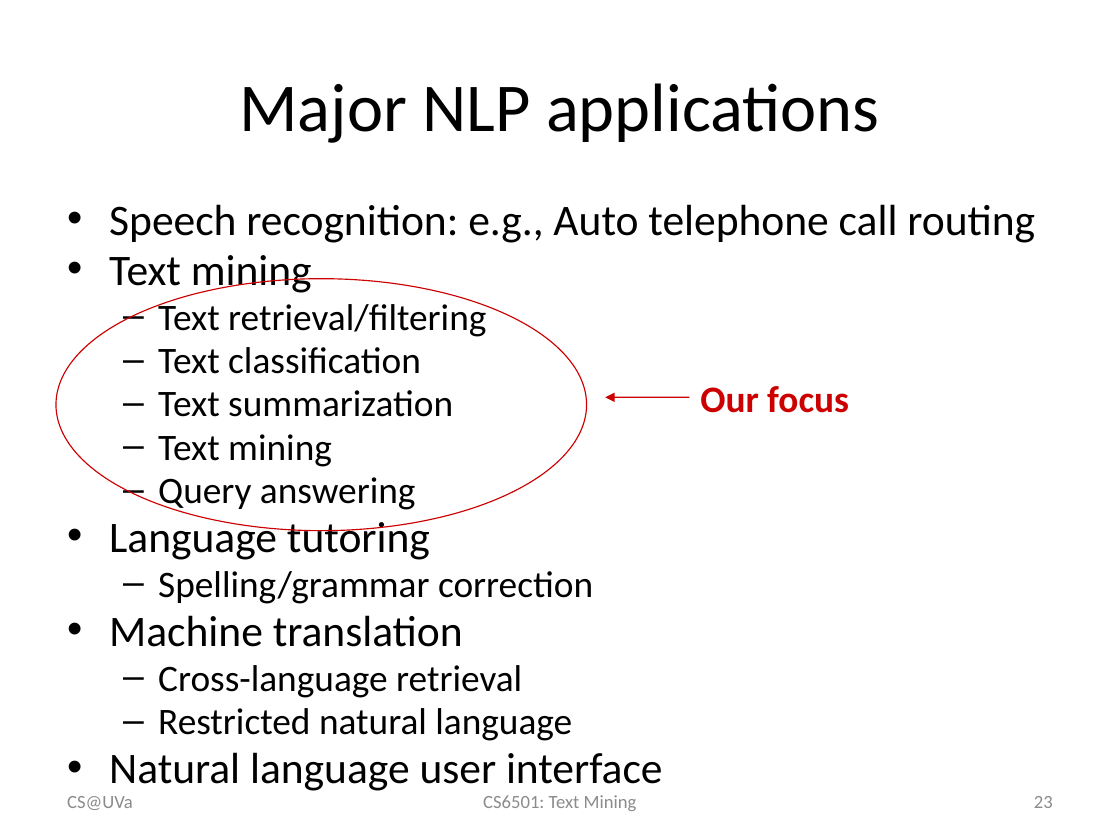
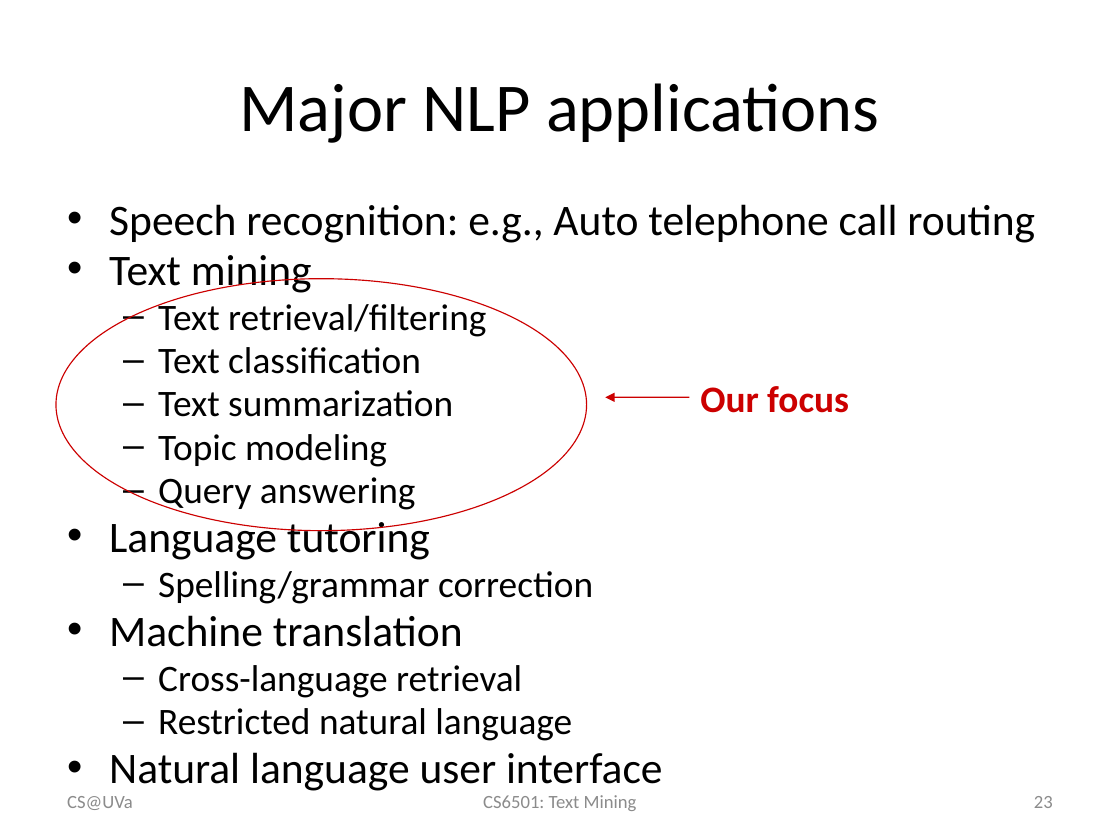
Before and after one commit to wang296/CS6501-Text-Mining, a slide deck: slide 23 of docs/IntroductionToNLP.pptx. Drawn at 1120x840 pixels with LibreOffice and Linux fonts; fonts in the diff are those of the drawing. Boxes give left, top, right and bottom in pixels: in the first picture for what was removed or moved away, otherwise in the second. Text is boxed around its words. In the diff, an @@ line names an element or a change of style, - is before the commit and + after.

```diff
--- a/docs/IntroductionToNLP.pptx
+++ b/docs/IntroductionToNLP.pptx
@@ text at (x1=158, y1=434, x2=387, y2=467): text changed @@
-  – Text mining
+  – Topic modeling
```
Also in this commit, not shown: 3 other files.
